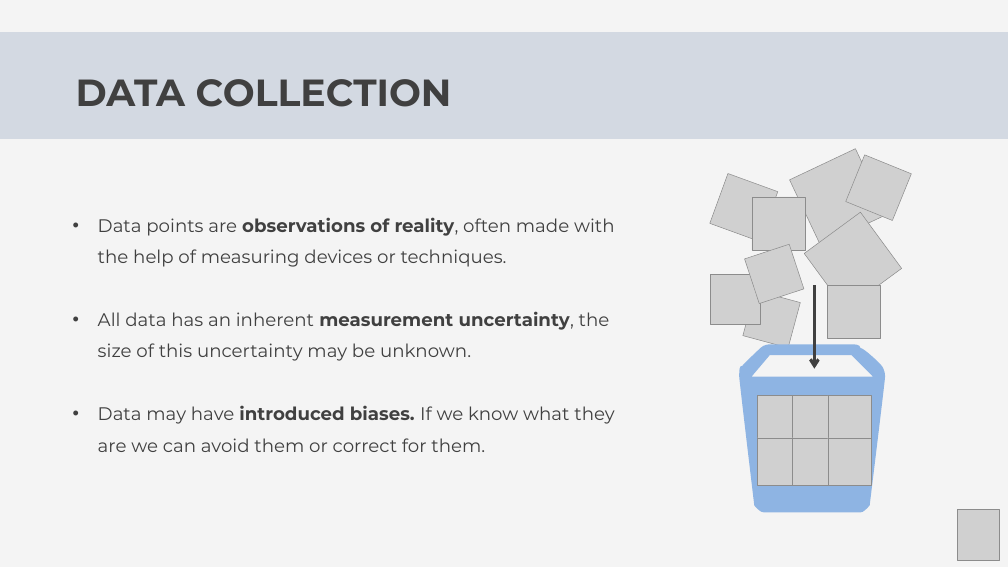
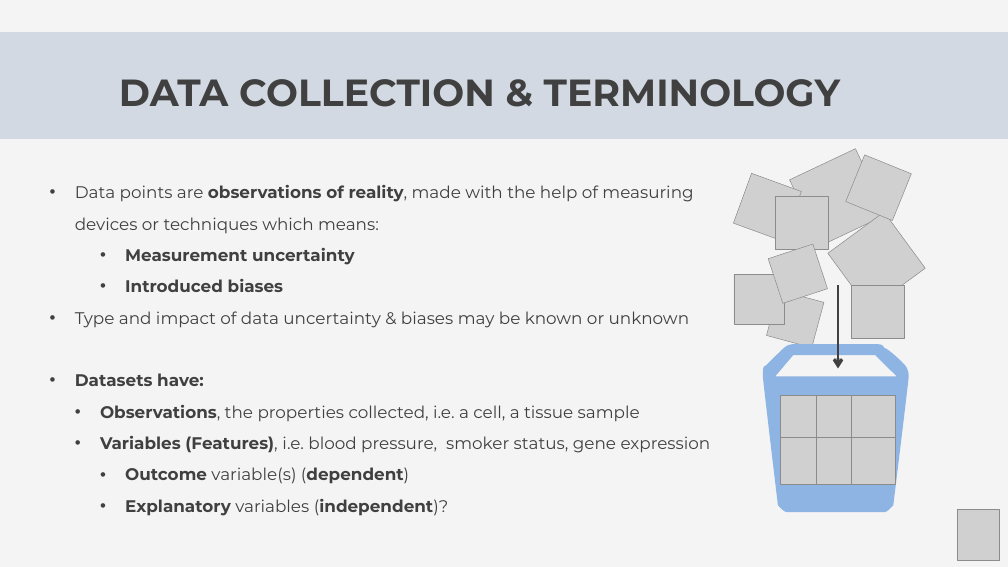
Before and after one commit to Center-for-Health-Data-Science/Foundations-of-Health-Data-Science, a slide deck: slide 3 of Slides/FHDS_Data_Collection_Part1.pptx. Drawn at 1008x567 pixels with LibreOffice and Linux fonts; fonts in the diff are those of the drawing; grey boxes stand for pictures. Boxes give left, top, right and bottom in pixels: in the first picture for what was removed or moved away, otherwise in the second. Text is boxed around its words. In the diff, an @@ line names an element or a change of style, - is before the commit and + after.

```diff
--- a/Slides/FHDS_Data_Collection_Part1.pptx
+++ b/Slides/FHDS_Data_Collection_Part1.pptx
@@ text at (x1=119, y1=79, x2=840, y2=107): text changed @@
-DATA COLLECTION
+DATA COLLECTION & TERMINOLOGY
@@ text at (x1=75, y1=185, x2=711, y2=516): text changed; size 26 to 24 pt @@
-• Data points are observations of reality, often made with the help of measuring devices or techniques.
-• All data has an inherent measurement uncertainty, the size of this uncertainty may be unknown.
-• Data may have introduced biases. If we know what they are we can avoid them or correct for them.
+• Data points are observations of reality, made with the help of measuring devices or techniques which means:
+    • Measurement uncertainty
+    • Introduced biases
+• Type and impact of data uncertainty & biases may be known or unknown
+• Datasets have:
+  • Observations, the properties collected, i.e. a cell, a tissue sample
+  • Variables (Features), i.e. blood pressure, smoker status, gene expression
+    • Outcome variable(s) (dependent)
+    • Explanatory variables (independent)?
@@ 13 pictures, 1 freeform shape, 1 rectangle, 1 arrow moved together from (x1=710, y1=173, x2=901, y2=512) to (x1=733, y1=173, x2=925, y2=512) @@
```
Also in this commit, not shown: 5 other slides changed, 2 slides removed, 7 other files.
